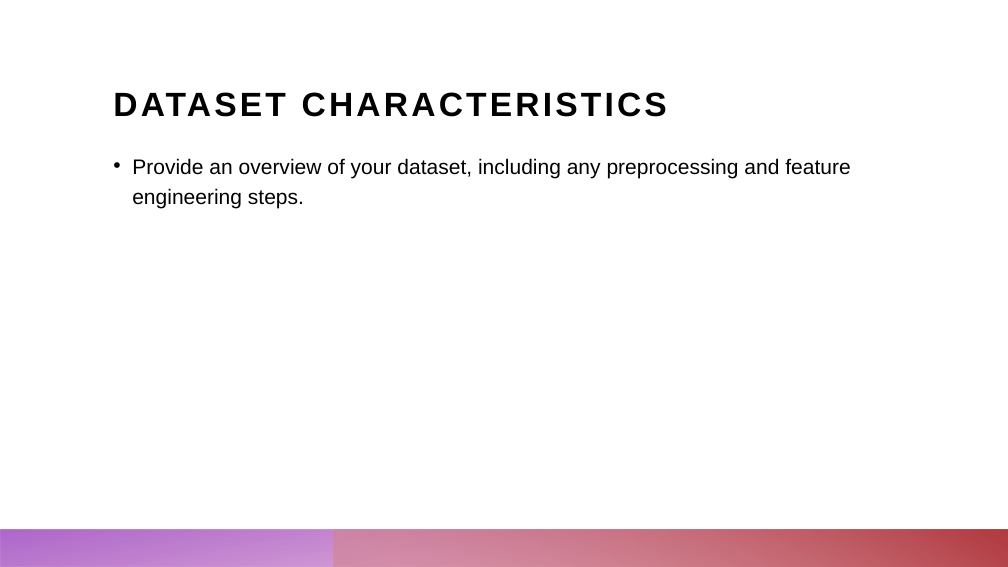
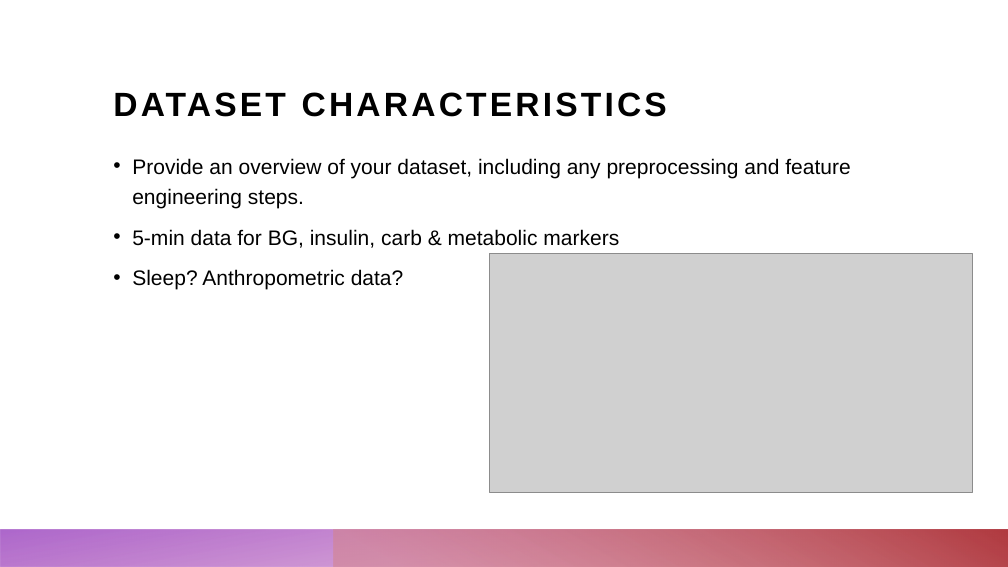
Before and after one commit to ChristopherKunze-Git/AdvancedTimeSeriesCourse-Engineering-Data, a slide deck: slide 6 of 4_Presentation/Blood_glucose_prediction.pptx (slide 5 before the commit). Drawn at 1008x567 pixels with LibreOffice and Linux fonts; fonts in the diff are those of the drawing; grey boxes stand for pictures. Boxes give left, top, right and bottom in pixels: in the first picture for what was removed or moved away, otherwise in the second. Text is boxed around its words. In the diff, an @@ line names an element or a change of style, - is before the commit and + after.

```diff
--- a/4_Presentation/Blood_glucose_prediction.pptx
+++ b/4_Presentation/Blood_glucose_prediction.pptx
@@ text at (132,229,619,290): paragraphs added @@
+• 5-min data for BG, insulin, carb & metabolic markers
+• Sleep? Anthropometric data?
@@ picture added at (490,253,972,492) @@
```
Also in this commit, not shown: 3 other slides changed, 6 slides added, 1 slide removed.
